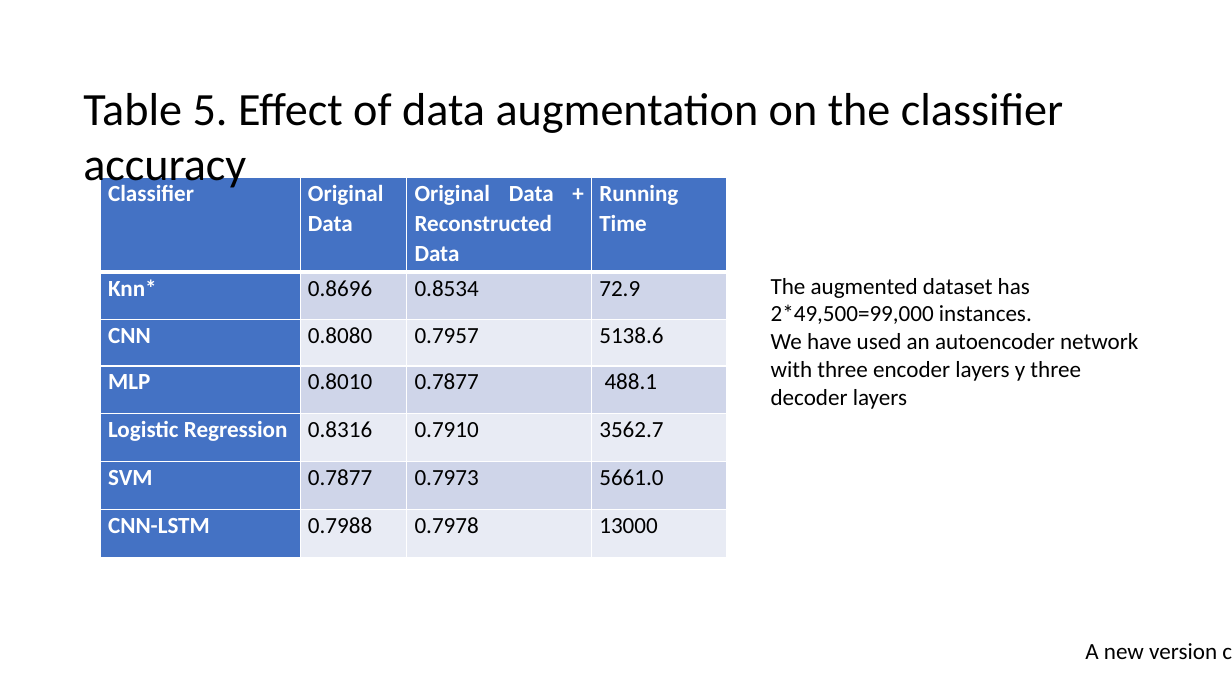
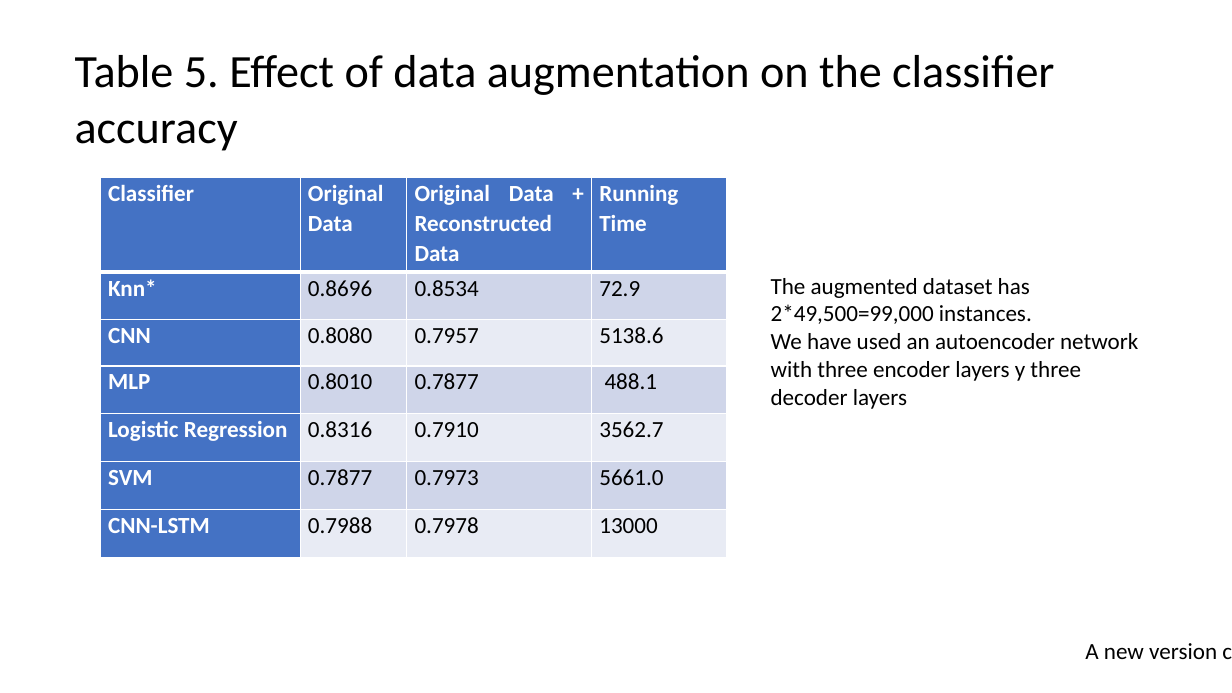
Before and after one commit to eacunafer/analytes, a slide deck: slide 26 of NRL40551.pptx. Drawn at 1232x693 pixels with LibreOffice and Linux fonts; fonts in the diff are those of the drawing. Boxes give left, top, right and bottom in pixels: in the first picture for what was removed or moved away, otherwise in the second. Text is boxed around its words. In the diff, an @@ line names an element or a change of style, - is before the commit and + after.

```diff
--- a/NRL40551.pptx
+++ b/NRL40551.pptx
@@ text "Table 5. Effect of data ...": place and size @@
-text "Table 5. Effect of data ..." at (83, 93, 1063, 192)
+text "Table 5. Effect of data ..." at (75, 55, 1054, 151)
```
Also in this commit, not shown: 8 other slides changed.
